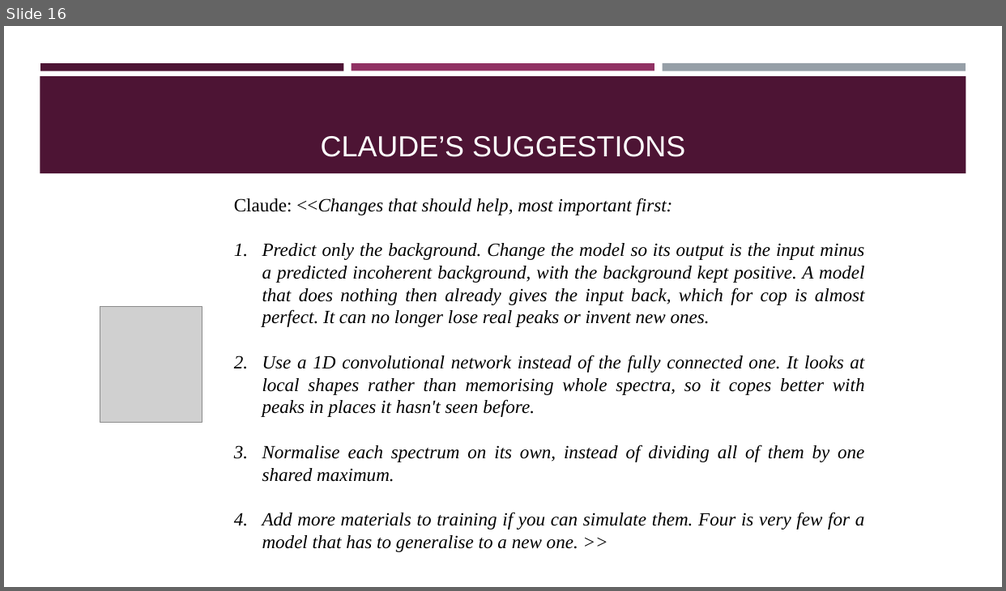
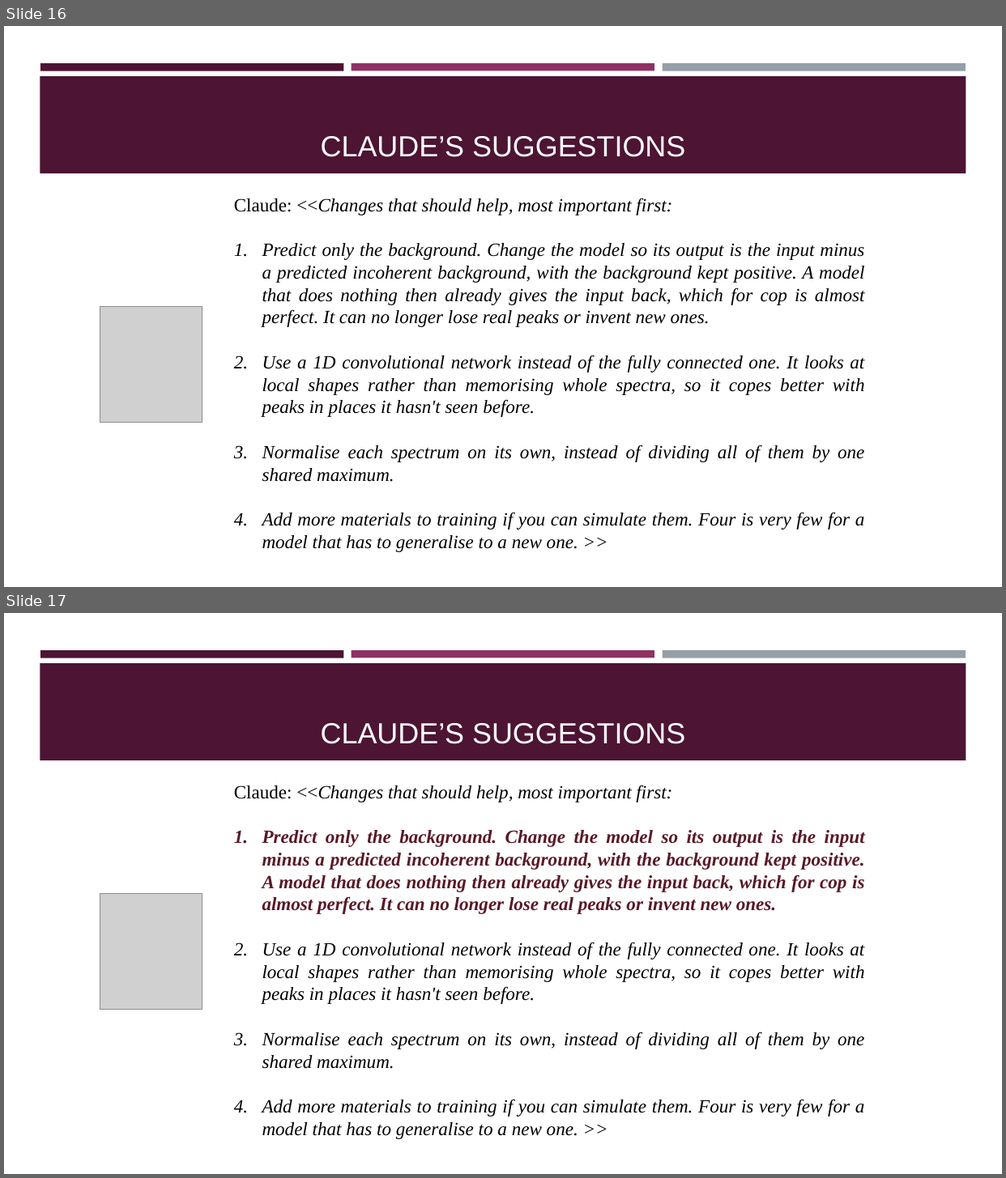
Before and after one commit to mccode-dev/PaNRAID-results, a slide deck: Group1/Presentation.pptx. Shown one above the other, each under a label of ours: slide 16 before the commit, slides 16 and 17 after it. The pictures are 1006x591 and 1006x1178 pixels, drawn with LibreOffice and Linux fonts; fonts in the diff are those of the drawing; grey boxes stand for pictures. Boxes give left, top, right and bottom in pixels: in the first picture for what was removed or moved away, otherwise in the second. Text is boxed around its words. In the diff, an @@ line names an element or a change of style, - is before the commit and + after.

```diff
--- a/Group1/Presentation.pptx
+++ b/Group1/Presentation.pptx
@@ slide 17 added at (4, 613, 1002, 1174), background #FFFFFF; not listed: 4 template elements that a slide beside it also shows @@
@@ title added at (321, 723, 685, 744), 28 pt, text #FFFFFF @@
+CLAUDE’S SUGGESTIONS
@@ text added at (234, 785, 865, 1139), 18 pt, text #000000, italic @@
+Claude: <<Changes that should help, most important first:
+1. Predict only the background. Change the model so its output is the input minus a predicted incoherent background, with the background kept positive. A model that does nothing then already gives the input back, which for cop is almost perfect. It can no longer lose real peaks or invent new ones.
+2. Use a 1D convolutional network instead of the fully connected one. It looks at local shapes rather than memorising whole spectra, so it copes better with peaks in places it hasn't seen before.
+3. Normalise each spectrum on its own, instead of dividing all of them by one shared maximum.
+4. Add more materials to training if you can simulate them. Four is very few for a model that has to generalise to a new one. >>
@@ picture added at (100, 894, 202, 1010) @@
```
Also in this commit, not shown: 1 slide changed, 1 other slide added, 3 other files.
